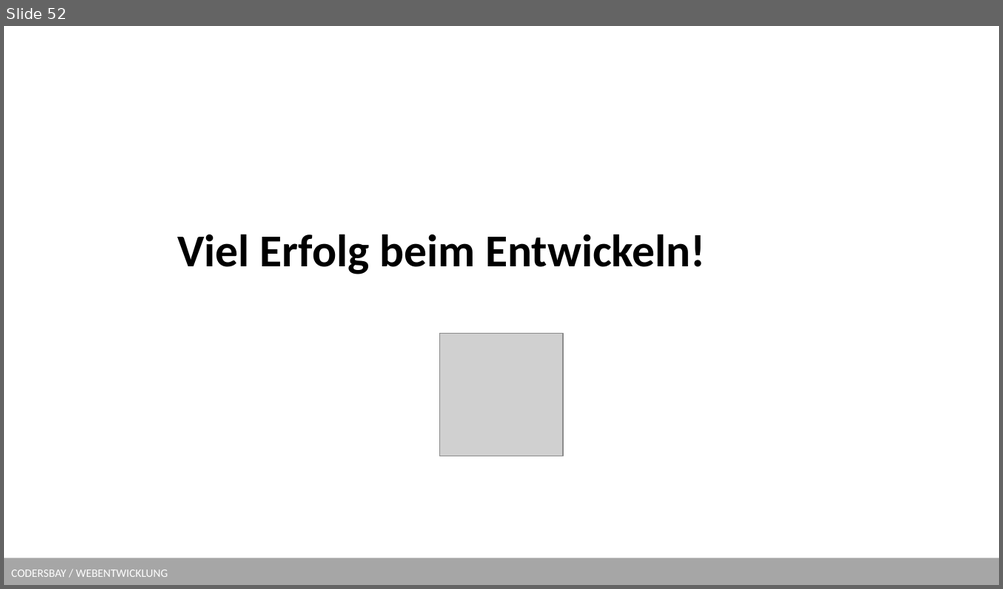
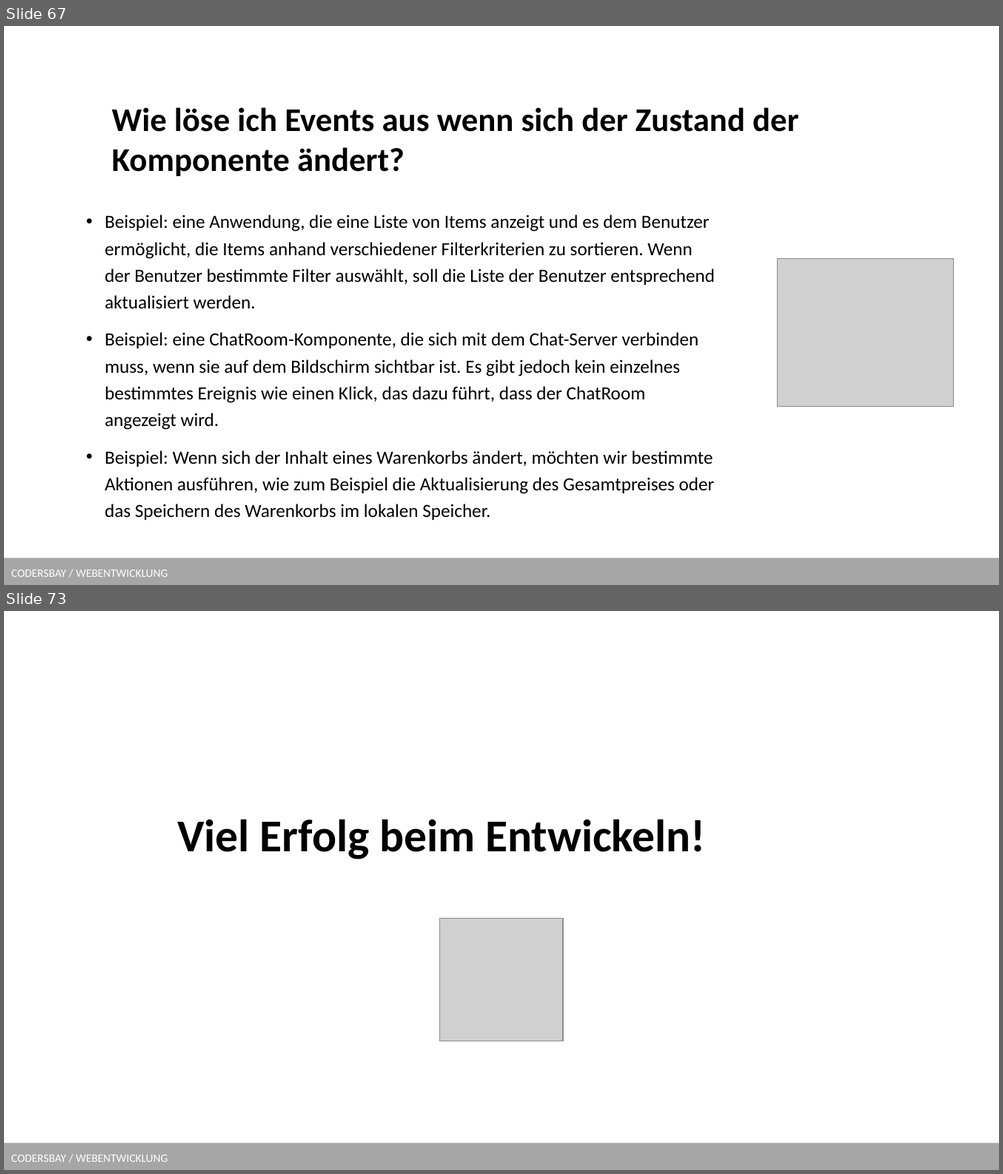
Before and after one commit to kodo89/Webentwicklung_23_24, a slide deck: 9. React/React.pptx. Shown one above the other, each under a label of ours: slide 52 before the commit, slides 67 and 73 after it; the slides between them are not shown. The pictures are 1003x589 and 1003x1174 pixels, drawn with LibreOffice and Linux fonts; fonts in the diff are those of the drawing; grey boxes stand for pictures; background and template pictures are left out. Boxes give left, top, right and bottom in pixels: in the first picture for what was removed or moved away, otherwise in the second. Text is boxed around its words. In the diff, an @@ line names an element or a change of style, - is before the commit and + after.

```diff
--- a/9. React/React.pptx
+++ b/9. React/React.pptx
@@ slide 67 added at (4,26,999,585), background #FFFFFF; not listed: 1 template element that a slide beside it also shows @@
@@ title added at (112,107,799,176), 32 pt, text #000000, bold @@
+Wie löse ich Events aus wenn sich der Zustand der Komponente ändert?
@@ text added at (105,215,714,520), 18 pt, text #000000 @@
+• Beispiel: eine Anwendung, die eine Liste von Items anzeigt und es dem Benutzer ermöglicht, die Items anhand verschiedener Filterkriterien zu sortieren. Wenn der Benutzer bestimmte Filter auswählt, soll die Liste der Benutzer entsprechend aktualisiert werden.
+• Beispiel: eine ChatRoom-Komponente, die sich mit dem Chat-Server verbinden muss, wenn sie auf dem Bildschirm sichtbar ist. Es gibt jedoch kein einzelnes bestimmtes Ereignis wie einen Klick, das dazu führt, dass der ChatRoom angezeigt wird.
+• Beispiel: Wenn sich der Inhalt eines Warenkorbs ändert, möchten wir bestimmte Aktionen ausführen, wie zum Beispiel die Aktualisierung des Gesamtpreises oder das Speichern des Warenkorbs im lokalen Speicher.
@@ picture added at (777,259,953,407) @@
@@ what was slide 52 is now slide 73 @@
```
Also in this commit, not shown: 20 other slides added, 2 other files.
